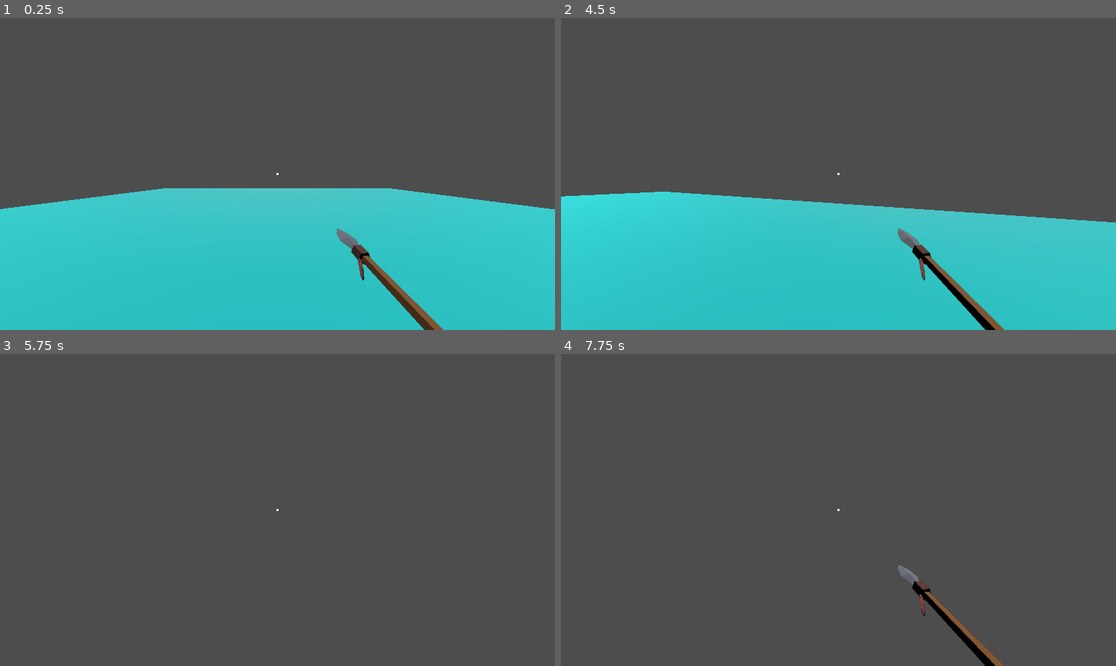
Above: before the commit, frames 1-4 (two rows, left to right).
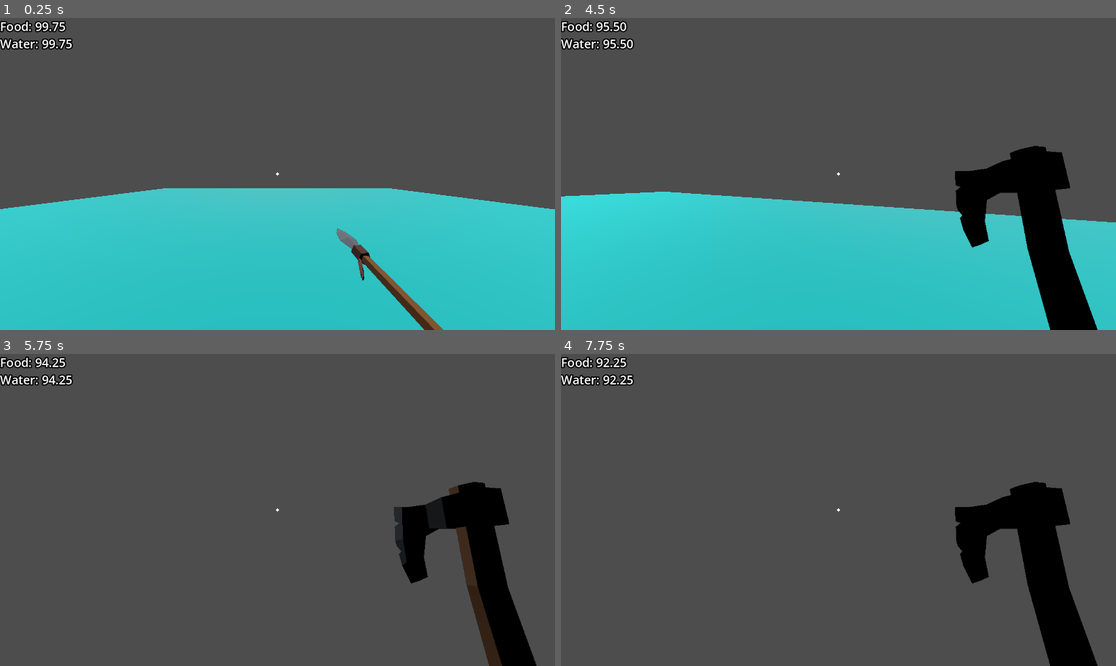
Above: after the commit, the same moments.

Repository: Salach-Malejkum/brackeys-game-jam
Game: Godot game, scene res://Scenes/cheems_testing_stuff.tscn
The game is run twice, just before and just after one commit, with the same random seed, the same clock (stepped at 60 frames per second) and the same inputs.
Inputs (mouse positions are in pixels of both pictures, inside the frame that each line leads up to):
- Up to frame 1 (0.25 s): no input
- Up to frame 2 (4.5 s): move the mouse to (866, 174) at 0.52 s; hold Right mouse button (fishing) 0.53-1.28 s; hold W (Up) from 0.53 s (still down); tap E (E) at 0.6, 2.3, 2.85 s; tap Space (jump) at 0.77, 1.52, 3.02, 3.77 s; move the mouse to (810, 174) at 1.27 s; right-click (810, 174) at 1.35 s; click (810, 174) at 1.55 s; move the mouse to (849, 167) at 2.02 s; click (849, 167) at 2.1 s; move the mouse to (832, 180) at 2.77 s; right-click (832, 180) at 3.05 s; move the mouse to (877, 177) at 3.52 s; tap 1 (EqSlot1) at 3.6 s; click (877, 177) at 3.8 s; move the mouse to (794, 170) at 4.27 s; tap 2 (EqSlot2) at 4.35 s
- Up to frame 3 (5.75 s): keep holding W (Up); tap Space (jump) at 4.52 s; tap E (E) at 4.55 s; move the mouse to (283, 510) at 5.02 s; hold Right mouse button (fishing) from 5.03 s (still down); tap 3 (EqSlot3) at 5.1 s
- Up to frame 4 (7.75 s): move the mouse to (816, 503) at 5.77 s; release W (Up) at 5.78 s; release Right mouse button (fishing) at 5.78 s; hold D (Right) 5.78-6.53 s; tap F (Fix) at 5.85 s; tap Space (jump) at 6.02, 6.77, 7.52 s; click (816, 503) at 6.05 s; move the mouse to (866, 510) at 6.52 s; hold W (Up) from 6.53 s (still down); tap G (drop) at 6.6 s; tap E (E) at 6.8 s; move the mouse to (810, 510) at 7.27 s; right-click (810, 510) at 7.35 s

The runs differ from the first frame. In frame 1, 0.7% of the frame differs, in the area x 0-51%, y 0-51%; in frame 2, 8.0%, in the area x 0-97%, y 0-100%; in frame 3, 7.0%; in frame 4, 7.9%.

Commit message:
eating, throwing and destruction

Diff:
--- a/Scenes/Characters/player.tscn
+++ b/Scenes/Characters/player.tscn
@@ -345,7 +345,7 @@
 speed_scale = 1.5
 
 [node name="LeftHand" type="Node3D" parent="CamRotate/Head/Camera3D"]
-transform = Transform3D(0.395757, 0.247278, -0.884438, -0.120764, 0.968717, 0.216803, 0.910381, 0.0210072, 0.413239, -0.8044, -0.406472, -0.510739)
+transform = Transform3D(1, 0, 0, 0, 1, 0, 0, 0, 1, -0.70492, -0.495033, -0.570117)
 
 [node name="RayCast3D" type="RayCast3D" parent="CamRotate/Head"]
 transform = Transform3D(1, 0, 0, 0, 1, 0, 0, 0, 1, 0, 0.563279, 0)
@@ -355,7 +355,7 @@
 debug_shape_thickness = 5
 
 [node name="MeshInstance3D" type="MeshInstance3D" parent="CamRotate/Head/RayCast3D"]
-transform = Transform3D(1, 0, 0, 0, -4.37114e-08, -1, 0, 1, -4.37114e-08, 0, 0, -3.43661)
+transform = Transform3D(4.105, 0, 0, 0, -1.79435e-07, -4.105, 0, 4.105, -1.79435e-07, 0, 0, -12.985)
 material_override = SubResource("StandardMaterial3D_06qjt")
 mesh = SubResource("CylinderMesh_5ic02")
 
@@ -373,8 +373,34 @@
 [node name="PlayerUI" type="CanvasLayer" parent="."]
 follow_viewport_enabled = true
 
-[node name="LineEdit" type="LineEdit" parent="PlayerUI"]
+[node name="Control" type="Control" parent="PlayerUI"]
+layout_mode = 3
+anchors_preset = 15
+anchor_right = 1.0
+anchor_bottom = 1.0
+grow_horizontal = 2
+grow_vertical = 2
+mouse_filter = 1
+
+[node name="PickupLabel" type="Label" parent="PlayerUI/Control"]
+layout_mode = 1
+anchors_preset = 15
+anchor_right = 1.0
+anchor_bottom = 1.0
+offset_left = 216.0
+grow_horizontal = 2
+grow_vertical = 2
+size_flags_horizontal = 8
+theme_override_colors/font_outline_color = Color(0, 0, 0, 1)
+theme_override_constants/outline_size = 10
+theme_override_font_sizes/font_size = 20
+text = "[E] Pickup item"
+horizontal_alignment = 1
+vertical_alignment = 1
+
+[node name="LineEdit" type="LineEdit" parent="PlayerUI/Control"]
 visible = false
+layout_mode = 1
 anchors_preset = 7
 anchor_left = 0.5
 anchor_top = 1.0
@@ -389,14 +415,29 @@
 text = "Press E to control the ship"
 alignment = 1
 
-[node name="PickupLabel" type="Label" parent="PlayerUI"]
-visible = false
-offset_left = 625.0
-offset_top = 308.0
-offset_right = 740.0
-offset_bottom = 331.0
-size_flags_horizontal = 8
-text = "[E] Pickup item"
+[node name="FoodDebug" type="Label" parent="PlayerUI/Control"]
+layout_mode = 1
+anchors_preset = 15
+anchor_right = 1.0
+anchor_bottom = 1.0
+grow_horizontal = 2
+grow_vertical = 2
+theme_override_colors/font_outline_color = Color(0, 0, 0, 1)
+theme_override_constants/outline_size = 10
+theme_override_font_sizes/font_size = 25
+text = "FOOD 100"
+
+[node name="WaterDebug" type="Label" parent="PlayerUI/Control"]
+layout_mode = 1
+anchors_preset = 15
+anchor_right = 1.0
+anchor_bottom = 1.0
+offset_top = 36.0
+grow_horizontal = 2
+grow_vertical = 2
+theme_override_constants/outline_size = 10
+theme_override_font_sizes/font_size = 25
+text = "WATER 100"
 
 [editable path="CamRotate/Head/Camera3D/RightHand/Axe/Axe"]
 [editable path="CamRotate/Head/Camera3D/RightHand/Blunderbussy/Blunderbuss"]
--- a/Scenes/Rigidbodies/BarrelBody.tscn
+++ b/Scenes/Rigidbodies/BarrelBody.tscn
@@ -11,6 +11,7 @@
 script = ExtResource("1_qsvop")
 hand_appearence = ExtResource("1_p158g")
 item_name = "Barrel"
+is_destructible = true
 
 [node name="LargeBarrel" parent="." instance=ExtResource("1_p158g")]
 
--- a/Scenes/Rigidbodies/ChestBody.tscn
+++ b/Scenes/Rigidbodies/ChestBody.tscn
@@ -11,6 +11,7 @@
 script = ExtResource("1_f0yjt")
 hand_appearence = ExtResource("1_c2f0a")
 item_name = "Chest"
+is_destructible = true
 
 [node name="Chest" parent="." instance=ExtResource("1_c2f0a")]
 
--- /dev/null
+++ b/Scenes/Rigidbodies/FishBody.tscn
@@ -0,0 +1,19 @@
+[gd_scene load_steps=4 format=3 uid="uid://b161ylm0i5yfx"]
+
+[ext_resource type="Script" path="res://Scripts/Items/ItemScript.gd" id="1_hqp5l"]
+[ext_resource type="PackedScene" uid="uid://det6xqojs8n40" path="res://Art/Pirate Low Poly Pack/Turtle.fbx" id="3_fk5gy"]
+
+[sub_resource type="BoxShape3D" id="BoxShape3D_rxvw3"]
+size = Vector3(0.799459, 0.117396, 1.22131)
+
+[node name="Fish" type="RigidBody3D"]
+collision_layer = 2
+script = ExtResource("1_hqp5l")
+hand_appearence = ExtResource("3_fk5gy")
+item_name = "Fish"
+
+[node name="Turtle" parent="." instance=ExtResource("3_fk5gy")]
+
+[node name="CollisionShape3D" type="CollisionShape3D" parent="."]
+transform = Transform3D(1, 0, 0, 0, 1, 0, 0, 0, 1, 0.0173695, 0.0182746, 0.0832994)
+shape = SubResource("BoxShape3D_rxvw3")
--- a/Scripts/GlobalVars.gd
+++ b/Scripts/GlobalVars.gd
@@ -1,6 +1,11 @@
 extends Node
 
 @export var sensitivity = 0.005
+
+@export var loot_table = {
+	"Barrel": ["Wood", "Bottle", "Fish"],
+	"Chest": ["Wood", "Wood"]
+}
 
 signal show_ship_control_text
 signal hide_ship_control_text
--- a/Scripts/Items/ItemScript.gd
+++ b/Scripts/Items/ItemScript.gd
@@ -3,3 +3,4 @@
 
 @export var hand_appearence: PackedScene = null
 @export var item_name: String = ""
+@export var is_destructible = false
--- a/Scripts/player_test.gd
+++ b/Scripts/player_test.gd
@@ -11,9 +11,12 @@
 @onready var d_hit = $DebugHit
 @onready var clip_cam = $CamRotate/Head/Camera3D/SubViewportContainer/SubViewport/Camera3D
 @onready var raycast = $CamRotate/Head/RayCast3D
-@onready var control_text = $PlayerUI/LineEdit
+@onready var control_text = $PlayerUI/Control/LineEdit
 @onready var ship = $"../Ship"
-@onready var pickup_hint = $PlayerUI/PickupLabel
+@onready var pickup_hint = $PlayerUI/Control/PickupLabel
+
+#crosshair
+@onready var crosshair = $CamRotate/Head/RayCast3D/MeshInstance3D
 
 #eq slots
 @onready var spear_model = $CamRotate/Head/Camera3D/RightHand/Spear
@@ -30,6 +33,7 @@
 	"Barrel": preload("res://Scenes/Rigidbodies/BarrelBody.tscn"),
 	"Chest": preload("res://Scenes/Rigidbodies/ChestBody.tscn"),
 	"Wood": preload("res://Scenes/Rigidbodies/WoodBody.tscn"),
+	"Fish": preload("res://Scenes/Rigidbodies/FishBody.tscn")
 }
 
 #eq animations
@@ -51,8 +55,11 @@
 var eq_item_selected = 1
 var last_ray_cast_collider: Hole = null
 
-var has_axe = false
+var has_axe = true
 var has_weapon = false
+
+var current_food = 100.0
+var current_water = 100.0
 
 
 func _ready():
@@ -87,6 +94,8 @@
 		_item_pickup(raycast.get_collider())
 	elif Input.is_action_just_pressed("drop"):
 		_throw_item()
+	elif Input.is_action_just_pressed("consume"):
+		_consume()
 
 
 func _models_turn_visibility(toggle_id):
@@ -98,8 +107,13 @@
 
 
 func _process(_delta: float) -> void:
+	current_water -= _delta
+	current_food -= _delta
+	$PlayerUI/Control/FoodDebug.text = "Food: %.2f" % current_food
+	$PlayerUI/Control/WaterDebug.text = "Water: %.2f" % current_water
+
+	left_hand.look_at(crosshair.global_position)
 	clip_cam.global_transform = camera.global_transform
-
 	if Input.is_action_just_pressed("E"):
 		print("E")
 		handle_ship_control()
@@ -155,7 +169,9 @@
 	camera.transform.origin = _headbob(t_bob)
 	raycast.transform.origin = camera.transform.origin
 
-	if raycast.get_collider() is Item:
+
+	if raycast.get_collider() is Item or holding_item != "":
+		pickup_hint.text = "[E] Pickup item" if holding_item == "" else "[G] Throw item"
 		pickup_hint.visible = true
 	else:
 		pickup_hint.visible = false
@@ -179,9 +195,26 @@
 	return pos
 
 
+func _consume():
+	if holding_item == "Fish":
+		left_hand.get_child(0).queue_free()
+		current_food += 50.0
+	elif holding_item == "Bottle":
+		left_hand.get_child(0).queue_free()
+		current_water += 50.0
+
+
 func _handle_axe():
 	if Input.is_action_just_pressed("fishing") and not axe_anim.is_playing():
 		axe_anim.play("Chop")
+		var hit_item = raycast.get_collider()
+		if hit_item is Item and GlobalVars.loot_table.has(hit_item.item_name):
+			for loot in GlobalVars.loot_table[hit_item.item_name]:
+				var loot_instance = throwable[loot].instantiate()
+				get_parent().add_child(loot_instance)
+				loot_instance.global_position = hit_item.global_position
+			hit_item.queue_free()
+
 
 
 func _handle_shoot():
@@ -272,7 +305,7 @@
 		var to_throw_instance: RigidBody3D = throwable[holding_item].instantiate()
 		get_parent().add_child(to_throw_instance)
 		to_throw_instance.global_transform = left_hand.global_transform
-		to_throw_instance.apply_force(left_hand.transform.basis * Vector3(0, 0, -50 * 10))
+		to_throw_instance.apply_force(left_hand.global_transform.basis * Vector3(10, 10, -250))
 		left_hand.get_child(0).queue_free()
 		holding_item = ""
 
--- a/project.godot
+++ b/project.godot
@@ -85,6 +85,11 @@
 "events": [Object(InputEventKey,"resource_local_to_scene":false,"resource_name":"","device":-1,"window_id":0,"alt_press …(192 unchanged characters)…
 ]
 }
+consume={
+"deadzone": 0.5,
+"events": [Object(InputEventMouseButton,"resource_local_to_scene":false,"resource_name":"","device":-1,"window_id":0,"alt_pressed":false,"shift_pressed":false,"ctrl_pressed":false,"meta_pressed":false,"button_mask":1,"position":Vector2(191, 13),"global_position":Vector2(200, 59),"factor":1.0,"button_index":1,"canceled":false,"pressed":true,"double_click":false,"script":null)
+]
+}
 
 [rendering]
 
